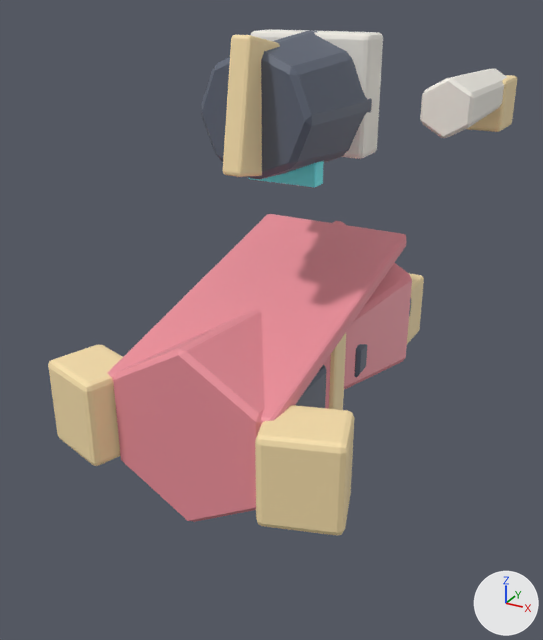
The FBX model Assets/Models/Hero_Expeditioner.fbx as it was, and as the next commit left it.
Rendered twice from a camera (50 mm lens) standing at (1.01, -2.66, 1.08) and looking at (0.03, -0.89, 0.19). The lights are fixed; the arrows at lower right show +X, +Y and +Z. The picture after the commit comes second. Where no turn or scale is listed for an object, it has been applied to the vertices.

Names of what the first picture shows: 'Cape', 'CoatTail', 'GoldTrimBelt', 'Helm', 'HelmCrest', 'LeftPauldron', 'RightArmMesh', 'RightGauntlet', 'RightPauldron', 'ScarfCollar', 'TorsoCoat', 'VisorGlow' and 3 more.
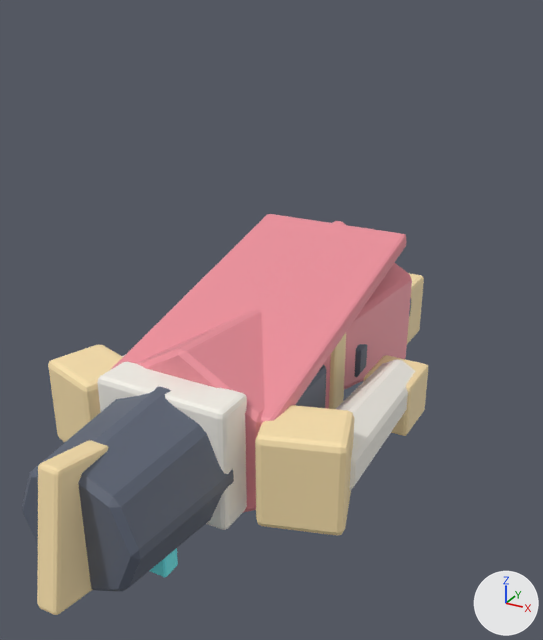
The newer file is also turned or shifted as a whole; pictures and numbers use the older file's frame.

Where the change shows, as pixel boxes [x1, y1, x2, y2] in the pictures (543 x 640 px):
'Helm', moved: before [201, 31, 372, 179]; after [23, 386, 234, 592]
'HelmCrest', moved: before [223, 35, 280, 177]; after [37, 440, 108, 615]
'ScarfCollar', moved: before [251, 29, 383, 159]; after [97, 362, 247, 530]
'RightArmMesh', moved: before [420, 69, 507, 138]; after [336, 359, 415, 490]
'RightGauntlet', moved: before [467, 75, 517, 132]; after [363, 355, 428, 436]
'VisorGlow', moved: before [249, 161, 324, 188]; after [150, 548, 178, 577]
'TorsoCoat', unchanged, covered by the edit: before [113, 310, 331, 522]; after [136, 310, 331, 512]

What the commit changed:
me_cube_005 is used by ob_visorglow; location (0.0, -0.75, 0.61).
me_cube_005 had 56 vertices, 54 faces and spanned x -0.11..0.11, y -0.028..0.028, z -0.04..0.04.
me_cube_005 now has 56 vertices, 54 faces and spans x -0.11..0.11, y -0.807..-0.752, z -0.82..-0.74.
me_cube_005 part 3: the whole mesh is moved by (0.0, -0.78, -0.78).
me_cone_004 is used by ob_rightarmmesh; location (0.36, -0.16, 0.76).
me_cone_004 had 36 vertices, 38 faces and spanned x -0.078..0.078, y -0.27..0.27, z -0.085..0.085.
me_cone_004 now has 36 vertices, 38 faces and spans x -0.078..0.078, y -1.05..-0.51, z -0.865..-0.695.
me_cone_004 part 4: the whole mesh is moved by (0.0, -0.78, -0.78).
me_cube_009 is used by ob_rightgauntlet; location (0.36, 0.08, 0.72).
me_cube_009 had 56 vertices, 54 faces and spanned x -0.075..0.075, y -0.09..0.09, z -0.085..0.085.
me_cube_009 now has 56 vertices, 54 faces and spans x -0.075..0.075, y -0.87..-0.69, z -0.865..-0.695.
me_cube_009 part 1: the whole mesh is moved by (0.0, -0.78, -0.78).
me_cube_006 is used by ob_scarfcollar; location (0.0, -0.57, 0.8).
me_cube_006 had 56 vertices, 54 faces and spanned x -0.19..0.19, y -0.06..0.06, z -0.17..0.17.
me_cube_006 now has 56 vertices, 54 faces and spans x -0.19..0.19, y -0.84..-0.72, z -0.95..-0.61.
me_cube_006 part 5: the whole mesh is moved by (0.0, -0.78, -0.78).
me_cone_002 is used by ob_helm; location (0.0, -0.76, 0.78).
me_cone_002 had 48 vertices, 50 faces and spanned x -0.193..0.193, y -0.18..0.18, z -0.193..0.193.
me_cone_002 now has 48 vertices, 50 faces and spans x -0.193..0.193, y -0.96..-0.6, z -0.973..-0.587.
me_cone_002 part 6: the whole mesh is moved by (0.0, -0.78, -0.78).
me_cube_004 is used by ob_helmcrest; location (0.0, -0.94, 0.8).
me_cube_004 had 56 vertices, 54 faces and spanned x -0.03..0.03, y -0.107..0.107, z -0.18..0.18.
me_cube_004 now has 56 vertices, 54 faces and spans x -0.03..0.03, y -0.887..-0.673, z -0.96..-0.6.
me_cube_004 part 2: the whole mesh is moved by (0.0, -0.78, -0.78).
